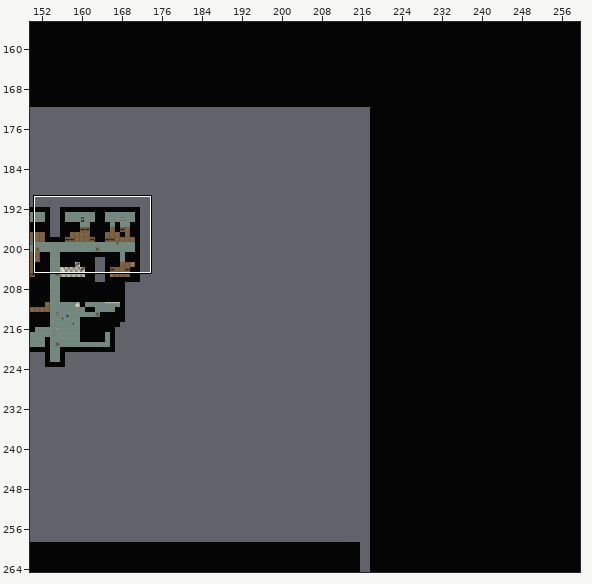
One commit to this Tiled map: ZombieChezLeComte/ZombieChezLeComte/Content/map.tmx. The first picture is a wide view before the edit; the outline marks the close-up.
Close-up. First the earlier version:
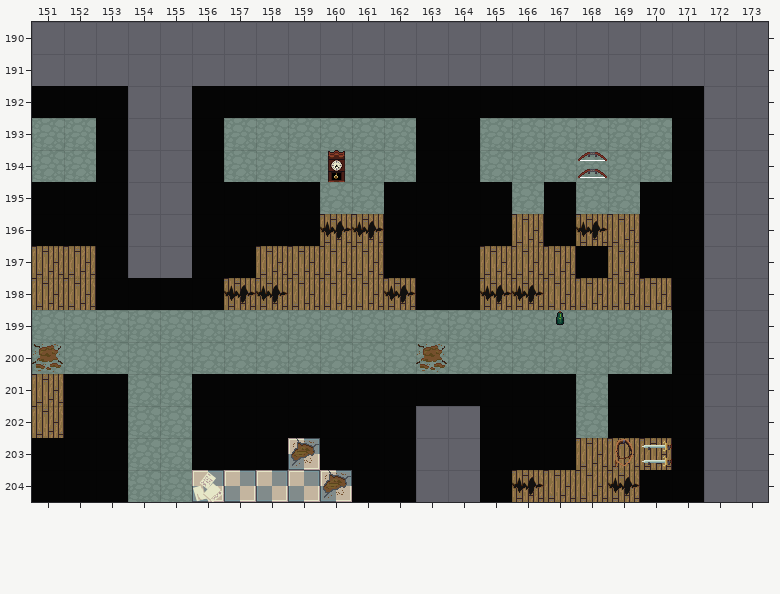
Cells are 32x32 px. Shown: x 151..173, y 190..204. The commit also changed other parts of the map, which this record leaves out. Not drawn, because the pictures are missing: unchanged layer "Mur".
Once edited:
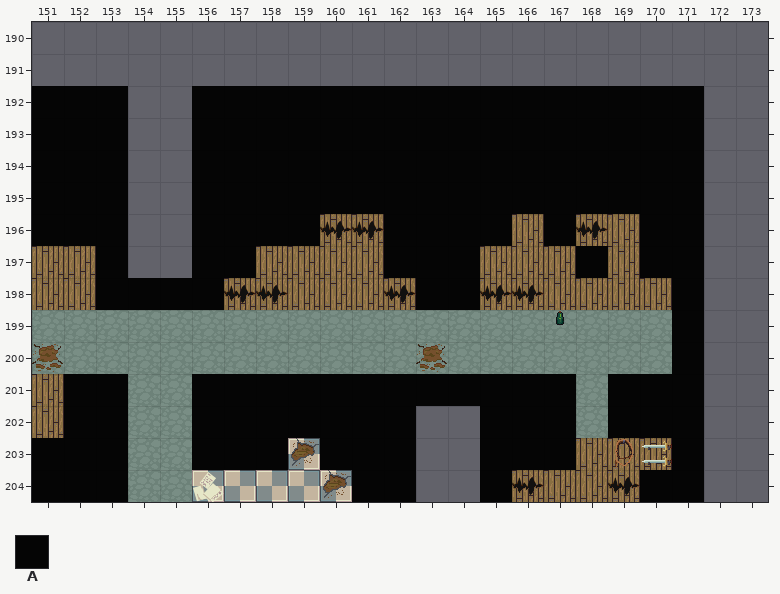
Key: from "Maison": A 19.
_ is an empty cell, . an unchanged one.
Message: COLLISION QUI MARCHE
What changed:
--- layer "Collision"
@@ x 151..170 @@
-193 __....______..______
-194 __....______..______
-195 .........__...._.__.
+193 AA....AAAAAA..AAAAAA
+194 AA....AAAAAA..AAAAAA
+195 .........AA....A.AA.
Where, in picture pixels (left, top, right, bottom), the same in both close-ups:
added: (32, 118, 96, 182)
added: (224, 118, 416, 214)
added: (480, 118, 672, 214)
